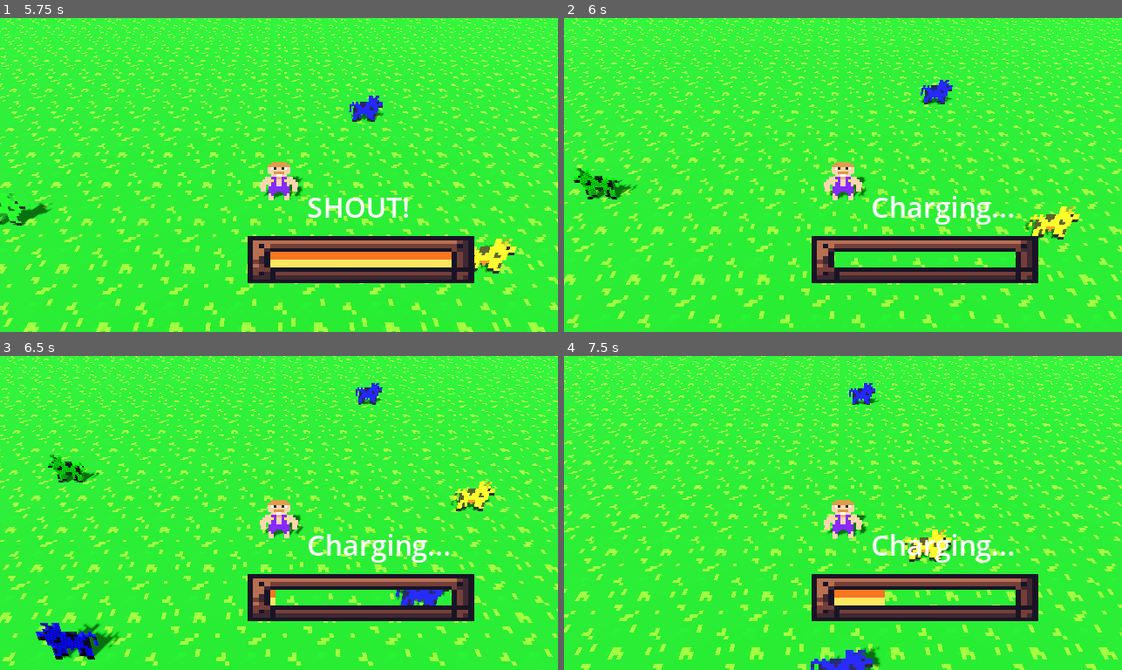
Above: before the commit, frames 1-4 (two rows, left to right).
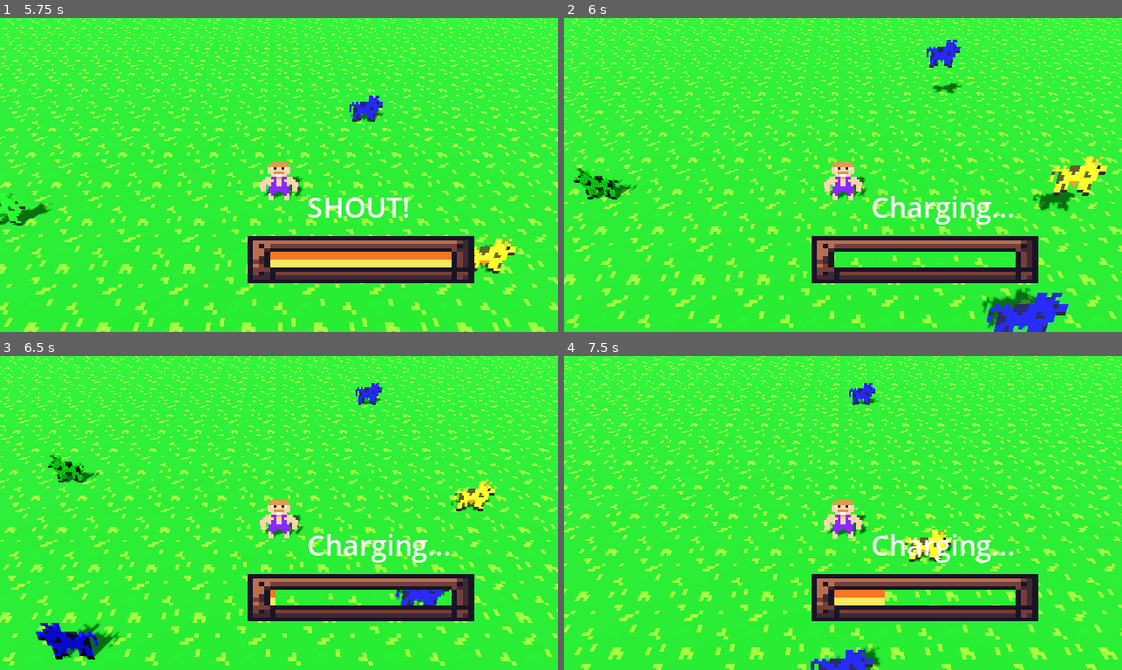
Above: after the commit, the same moments.

Repository: 20TB-ZipBomb/BGJ2024
Game: Godot game, scene res://scenes/main.tscn
Two runs of this game, one before a commit and one after it. Both use one fixed random seed, a clock stepped at 60 frames per second and the inputs below. Sound files missing from this copy of the repository are replaced by a short silence.
Inputs (mouse positions are in pixels of both pictures, inside the frame that each line leads up to):
- Up to frame 1 (5.75 s): click "Start Game" at 0.5 s; move the mouse to (401, 159) at 1.27 s; hold D (move_right) 1.28-2.03 s; tap Space (shout) at 1.35, 2.1, 3.05, 3.6, 4.35, 5.3 s; move the mouse to (167, 190) at 2.02 s; hold S (move_down) 2.03-2.78 s; move the mouse to (334, 105) at 2.77 s; hold D (move_right) 2.78-3.53 s; click (334, 105) at 2.85 s; move the mouse to (251, 237) at 3.52 s; hold W (move_up) 3.53-4.28 s; move the mouse to (446, 222) at 4.27 s; hold A (move_left) from 4.28 s (still down); move the mouse to (111, 127) at 5.02 s; click (111, 127) at 5.1 s
- Up to frame 2 (6 s): move the mouse to (870, 175) at 5.77 s; release A (move_left) at 5.78 s; hold S (move_down) from 5.78 s (still down); tap Space (shout) at 5.85 s
- Up to frame 3 (6.5 s): keep holding S (move_down)
- Up to frame 4 (7.5 s): move the mouse to (759, 434) at 6.52 s; release S (move_down) at 6.53 s; hold D (move_right) 6.53-7.28 s; tap Space (shout) at 6.6 s; move the mouse to (965, 497) at 7.27 s; hold W (move_up) from 7.28 s (still down); click (965, 497) at 7.35 s

Frame 1 is identical in both runs. In frame 2, 3.7% of the frame differs, in the area x 63-98%, y 6-100%; in frame 3, less than 0.1%; in frame 4, less than 0.1%.

Commit message:
Adds small jump when animal is scared

Diff:
--- a/scripts/characters/animal.gd
+++ b/scripts/characters/animal.gd
@@ -36,6 +36,8 @@
 	get_tree().create_timer(scared_duration).timeout.connect(func():
 		state = State.WANDERING
 	)
+	# lifts the animals in the air slightly for more feedback
+	position += Vector3(0,2,0)
 
 
 func _physics_process(delta):
